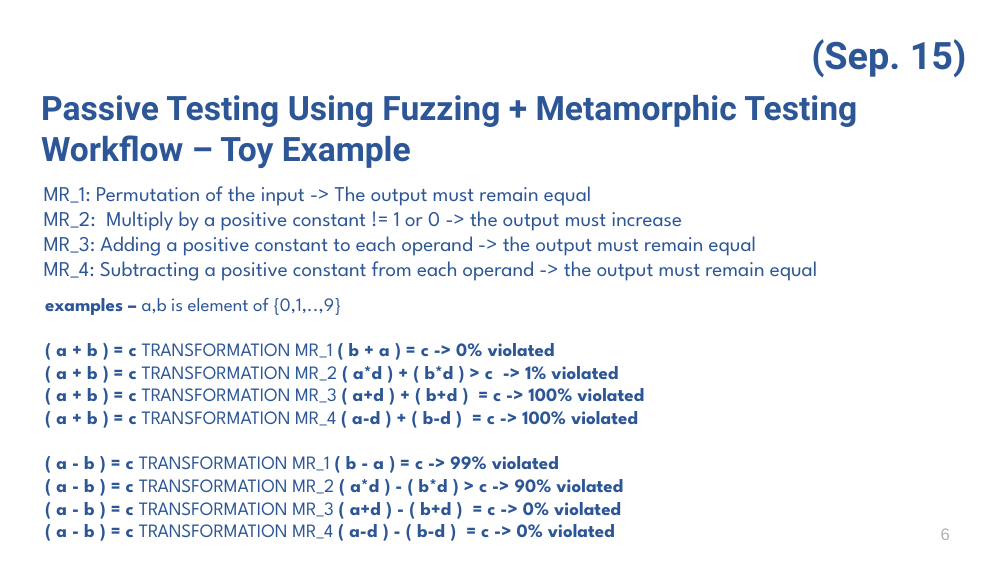
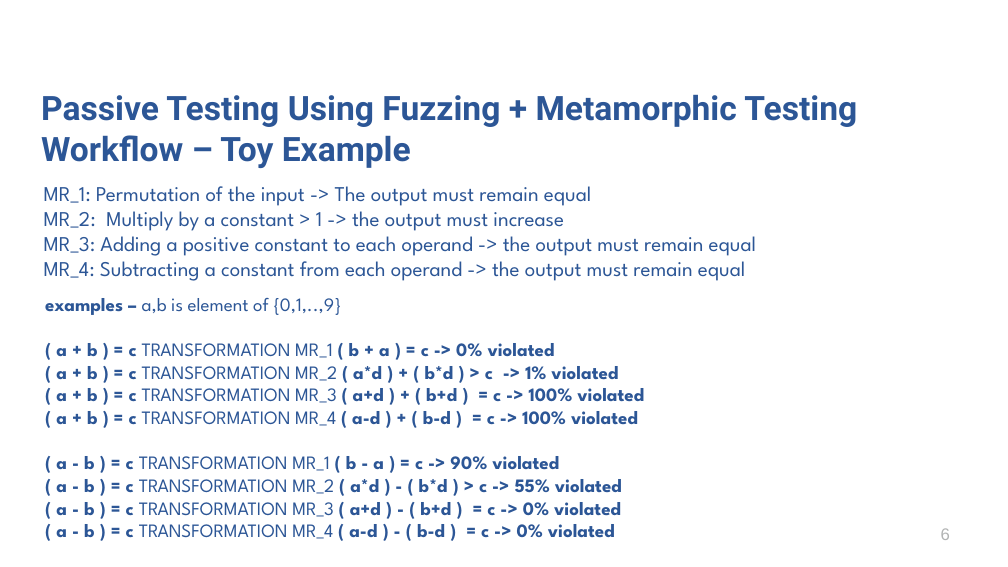
Before and after one commit to aduquet/PhDStuff_repo, a slide deck: slide 6 of ProgressMeetings/Oct_06_22.pptx. Drawn at 1008x567 pixels with LibreOffice and Linux fonts; fonts in the diff are those of the drawing; background and template pictures are left out. Boxes give left, top, right and bottom in pixels: in the first picture for what was removed or moved away, otherwise in the second. Text is boxed around its words. In the diff, an @@ line names an element or a change of style, - is before the commit and + after.

```diff
--- a/ProgressMeetings/Oct_06_22.pptx
+++ b/ProgressMeetings/Oct_06_22.pptx
@@ text removed at box(811, 39, 967, 77) @@
-(Sep. 15)
@@ text at box(44, 205, 564, 231): text changed @@
-MR_2: Multiply by a positive constant != 1 or 0 -> the output must increase
+MR_2: Multiply by a constant > 1 -> the output must increase
@@ text at box(44, 261, 745, 281): text changed @@
-MR_4: Subtracting a positive constant from each operand -> the output must remain equal
+MR_4: Subtracting a constant from each operand -> the output must remain equal
@@ text at box(56, 456, 622, 494): text changed @@
-( a - b ) = c TRANSFORMATION MR_1 ( b - a ) = c -> 99% violated
-( a - b ) = c TRANSFORMATION MR_2 ( a*d ) - ( b*d ) > c -> 90% violated
+( a - b ) = c TRANSFORMATION MR_1 ( b - a ) = c -> 90% violated
+( a - b ) = c TRANSFORMATION MR_2 ( a*d ) - ( b*d ) > c -> 55% violated
```
Also in this commit, not shown: 5 other slides changed, 7 slides added, 2 slides removed.
